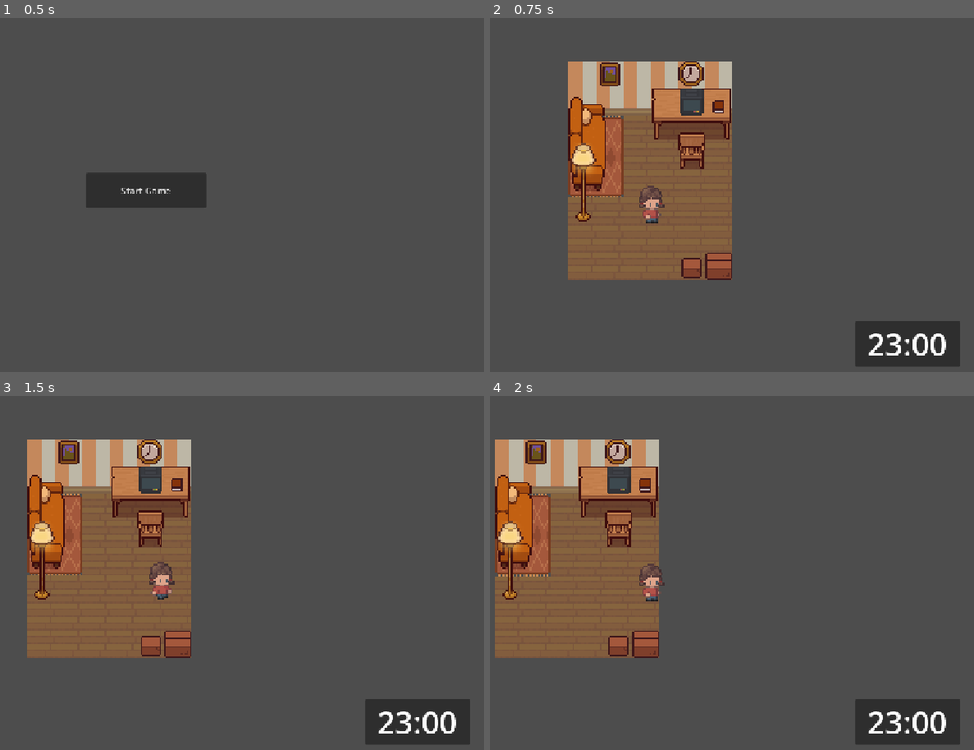
Above: before the commit, frames 1-4 (two rows, left to right).
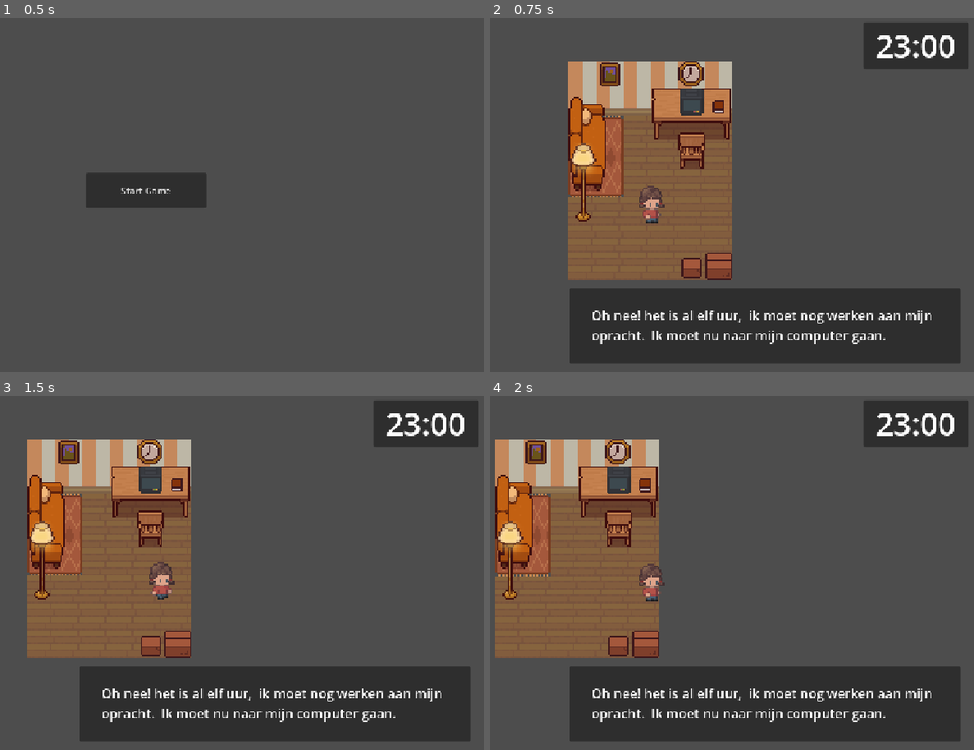
Above: after the commit, the same moments.

Repository: 134148/HauntingDeadline
Game: Godot game, scene res://scenes/titlescreen.tscn
The game is run twice, just before and just after one commit, with the same random seed, the same clock (stepped at 60 frames per second) and the same inputs.
Inputs:
- Up to frame 1 (0.5 s): no input
- Up to frame 2 (0.75 s): click "Start Game" at 0.5 s
- Up to frame 3 (1.5 s): tap Enter at 1.25 s; hold D (right) from 1.28 s (still down)
- Up to frame 4 (2 s): keep holding D (right)

Frame 1 is identical in both runs. In frame 2, 18% of the frame differs, in the area x 16-99%, y 1-99%; in frame 3, 18%; in frame 4, 18%.

Commit message:
begonnen aan text

Diff:
--- a/scenes/robert_naar_comp.tscn
+++ b/scenes/robert_naar_comp.tscn
@@ -9,6 +9,12 @@
 [ext_resource type="Texture2D" uid="uid://dmf0w03uoorpc" path="res://assets/Interior free/TopDownHouse_FurnitureState1.png" id="7_45iqu"]
 [ext_resource type="Texture2D" uid="uid://crfsgn6jvsoqx" path="res://assets/Interior free/TopDownHouse_FurnitureState2.png" id="8_akcei"]
 [ext_resource type="Texture2D" uid="uid://6m2y8vhac752" path="res://assets/Interior free/TopDownHouse_SmallItems.png" id="9_kleng"]
+
+[sub_resource type="Theme" id="Theme_we0q3"]
+
+[sub_resource type="LabelSettings" id="LabelSettings_we0q3"]
+paragraph_spacing = 1.0
+font_size = 23
 
 [sub_resource type="TileSetAtlasSource" id="TileSetAtlasSource_dp014"]
 texture = ExtResource("3_0k6sp")
@@ -3529,17 +3535,17 @@
 [node name="CanvasLayer" type="CanvasLayer" parent="." unique_id=2067608149]
 
 [node name="TijdDisplay" type="Panel" parent="CanvasLayer" unique_id=174104163]
-anchors_preset = 3
+anchors_preset = 1
 anchor_left = 1.0
-anchor_top = 1.0
 anchor_right = 1.0
-anchor_bottom = 1.0
-offset_left = -217.0
-offset_top = -108.0
-offset_right = -33.0
-offset_bottom = -28.0
+offset_left = -202.0
+offset_top = 16.0
+offset_right = -18.0
+offset_bottom = 98.0
 grow_horizontal = 0
-grow_vertical = 0
+size_flags_horizontal = 8
+size_flags_vertical = 0
+theme = SubResource("Theme_we0q3")
 
 [node name="TijdText" type="Label" parent="CanvasLayer/TijdDisplay" unique_id=756207106]
 layout_mode = 1
@@ -3553,6 +3559,38 @@
 horizontal_alignment = 1
 vertical_alignment = 1
 
+[node name="TextDisplay" type="Panel" parent="CanvasLayer" unique_id=570826561]
+anchors_preset = 3
+anchor_left = 1.0
+anchor_top = 1.0
+anchor_right = 1.0
+anchor_bottom = 1.0
+offset_left = -719.0
+offset_top = -165.0
+offset_right = -32.0
+offset_bottom = -34.0
+grow_horizontal = 0
+grow_vertical = 0
+size_flags_horizontal = 8
+size_flags_vertical = 0
+
+[node name="TheTekst" type="Label" parent="CanvasLayer/TextDisplay" unique_id=959127577]
+layout_mode = 1
+anchors_preset = 15
+anchor_right = 1.0
+anchor_bottom = 1.0
+offset_left = 39.0
+offset_top = 16.0
+offset_right = -39.0
+offset_bottom = -18.0
+grow_horizontal = 2
+grow_vertical = 2
+theme_override_font_sizes/font_size = 55
+text = "Oh nee! het is al elf uur,  ik moet nog werken aan mijn opracht.  Ik moet nu naar mijn computer gaan."
+label_settings = SubResource("LabelSettings_we0q3")
+vertical_alignment = 1
+autowrap_mode = 3
+
 [node name="TileMapLayer" type="TileMapLayer" parent="." unique_id=2080757283]
 tile_map_data = PackedByteArray("AAD9//v/AAAIAAAAAAD9//z/AAAIAAEAAAD9//3/BAAKAAMAAFD9//7/BAALAAMAAFD9////BAAMAAMAAFD9/w …(688 unchanged characters)…
 tile_set = SubResource("TileSet_eg183")
